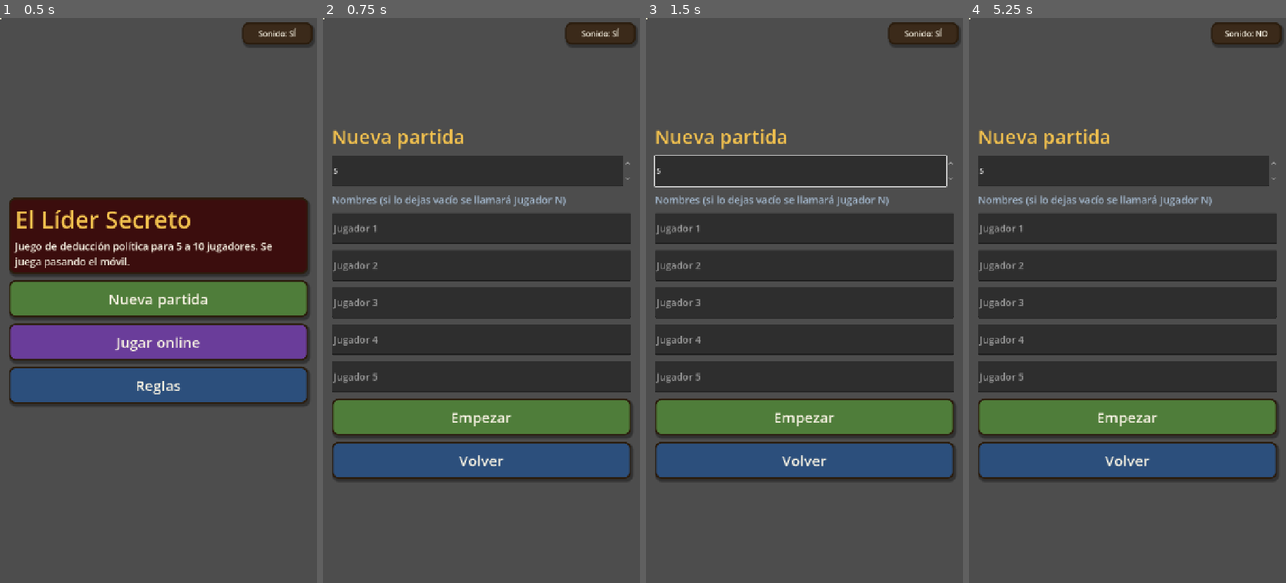
Above: before the commit, frames 1-4 (left to right).
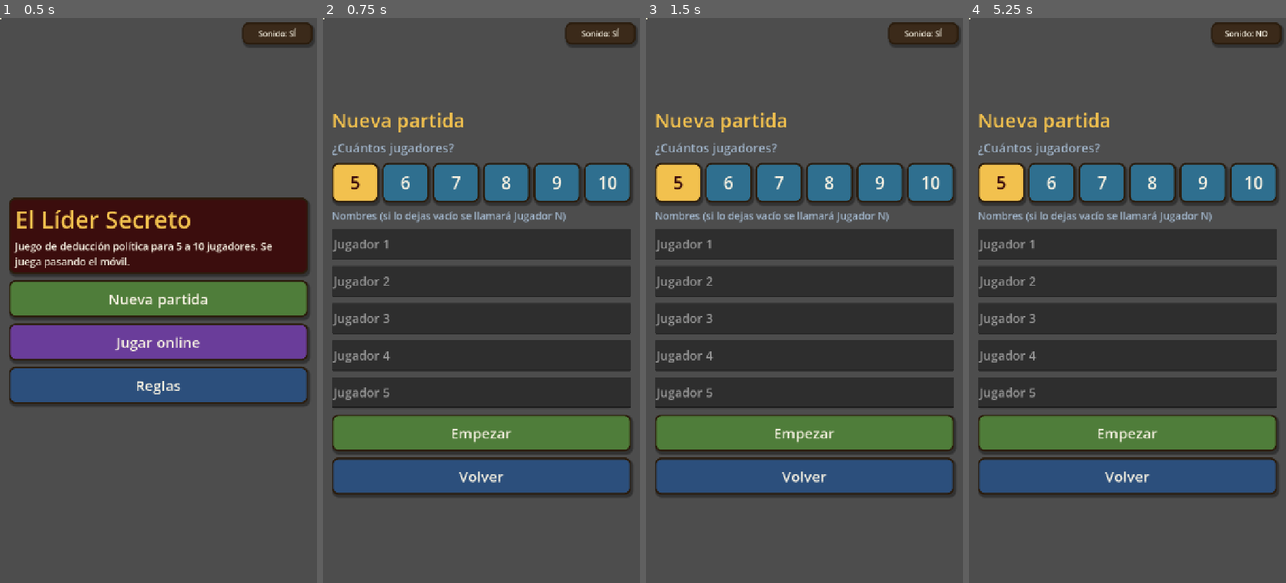
Above: after the commit, the same moments.

Repository: RafaValentin17/El-Lider-Secreto
Game: Godot game, scene res://main.tscn
Same seed, same stepped clock (60 frames per second), same inputs: the game is played once before the commit and once after it.
Inputs (mouse positions are in pixels of both pictures, inside the frame that each line leads up to):
- Up to frame 1 (0.5 s): no input
- Up to frame 2 (0.75 s): click "Nueva partida" at 0.5 s
- Up to frame 3 (1.5 s): click (677, 181) at 1.25 s, where only the run after the commit has a clickable "5"
- Up to frame 4 (5.25 s): click "Volver" at 2 s; click "Reglas" at 2.75 s; click "Volver" at 3.5 s; click "Sonido: SÍ" at 4.25 s; click "Nueva partida" at 5 s

Frame 1 is identical in both runs. In frame 2, 31% of the frame differs, in the area x 2-98%, y 16-85%; in frame 3, 31%; in frame 4, 31%.

Commit message:
Nueva partida: elegir 5-10 jugadores con cuadros y nombres con cuadro nativo en web
Co-Authored-By: Claude Haiku 5.5 <noreply@anthropic.com>
Claude-Session: https://claude.ai/code/session_017LDfjcydiVQ5HAJ8RkrvM8

Diff:
--- a/scripts/main.gd
+++ b/scripts/main.gd
@@ -313,41 +313,67 @@
 func show_setup() -> void:
 	_clear(true)
 	_lbl("Nueva partida", 34, GOLD)
-	var spin := SpinBox.new()
-	spin.min_value = 5
-	spin.max_value = 10
-	spin.step = 1
-	spin.value = player_count
-	spin.custom_minimum_size = Vector2(0, 70)
-	spin.value_changed.connect(_on_count_changed)
-	cur.add_child(spin)
+	_lbl("¿Cuántos jugadores?", 22, MUTED)
+	var row := HBoxContainer.new()
+	row.add_theme_constant_override("separation", 8)
+	cur.add_child(row)
+	for n in [5, 6, 7, 8, 9, 10]:
+		var sel: bool = n == player_count
+		var b := Button.new()
+		b.text = str(n)
+		b.custom_minimum_size = Vector2(0, 90)
+		b.size_flags_horizontal = Control.SIZE_EXPAND_FILL
+		b.add_theme_font_size_override("font_size", int(30 * TXT))
+		b.add_theme_color_override("font_color", DARK if sel else CREAM)
+		b.add_theme_stylebox_override("normal", _sb(GOLD if sel else Color("#2f6f8f")))
+		b.add_theme_stylebox_override("hover", _sb(Color("#3a82a6")))
+		b.add_theme_stylebox_override("pressed", _sb(Color("#245a72")))
+		b.pressed.connect(Sfx.play.bind("tap"))
+		b.pressed.connect(_set_count.bind(n))
+		row.add_child(b)
 	_lbl("Nombres (si lo dejas vacío se llamará Jugador N)", 18, MUTED)
+	while saved_names.size() < player_count:
+		saved_names.append("")
 	name_edits = []
 	for i in player_count:
-		var e := LineEdit.new()
-		e.placeholder_text = "Jugador %d" % (i + 1)
-		e.custom_minimum_size = Vector2(0, 70)
-		e.add_theme_font_size_override("font_size", 22)
-		if i < saved_names.size():
-			e.text = saved_names[i]
-		cur.add_child(e)
-		name_edits.append(e)
+		if OS.has_feature("web"):
+			var shown: String = String(saved_names[i]) if String(saved_names[i]) != "" else "Jugador %d" % (i + 1)
+			_btn("Jugador %d: %s" % [i + 1, shown], _ask_name.bind(i), Color("#33465f"))
+		else:
+			var e := LineEdit.new()
+			e.placeholder_text = "Jugador %d" % (i + 1)
+			e.text = String(saved_names[i])
+			e.custom_minimum_size = Vector2(0, 70)
+			e.add_theme_font_size_override("font_size", int(22 * TXT))
+			e.text_changed.connect(_set_name.bind(i))
+			cur.add_child(e)
+			name_edits.append(e)
 	_btn("Empezar", _start_game, GREEN)
 	_btn("Volver", show_menu)
 
 
-func _on_count_changed(v: float) -> void:
-	saved_names = []
-	for e in name_edits:
-		saved_names.append(e.text)
-	player_count = int(v)
-	call_deferred("show_setup")
+func _set_count(n: int) -> void:
+	player_count = n
+	show_setup()
+
+
+func _set_name(t: String, i: int) -> void:
+	saved_names[i] = t
+
+
+## Cuadro nativo del navegador para escribir el nombre (funciona en móviles).
+func _ask_name(i: int) -> void:
+	var current := String(saved_names[i])
+	var res = JavaScriptBridge.eval("prompt(%s, %s)" % [JSON.stringify("Nombre del jugador %d" % (i + 1)), JSON.stringify(current)])
+	if res != null:
+		saved_names[i] = String(res).strip_edges()
+	show_setup()
 
 
 func _start_game() -> void:
 	var names: Array = []
-	for i in name_edits.size():
-		var t: String = name_edits[i].text.strip_edges()
+	for i in player_count:
+		var t: String = String(saved_names[i]).strip_edges() if i < saved_names.size() else ""
 		if t == "":
 			t = "Jugador %d" % (i + 1)
 		names.append(t)
